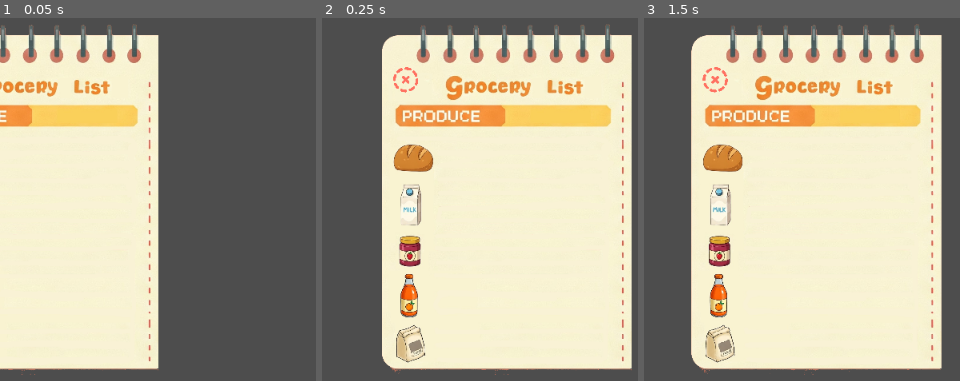
Above: before the commit, frames 1-3 (left to right).
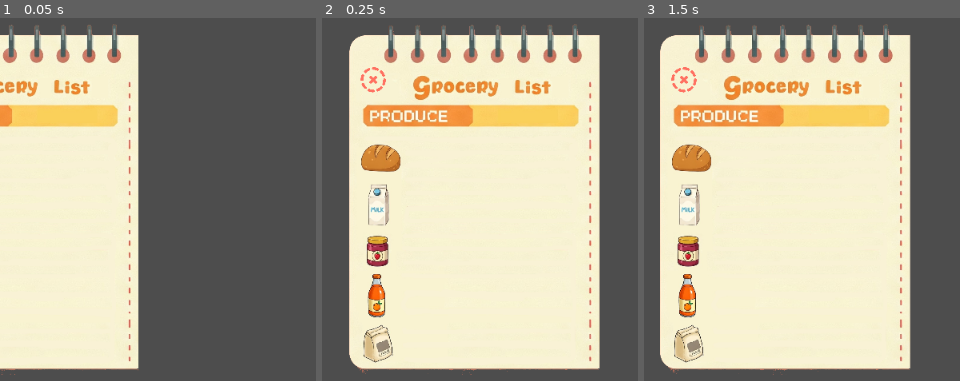
Above: after the commit, the same moments.

Repository: rockgem/dave-man-grocery-game
Game: Godot game, scene res://actors/ui/ListView.tscn
Two runs of this game, one before a commit and one after it. Both use one fixed random seed, a clock stepped at 60 frames per second and the inputs below. This scene is started directly instead of the project's main scene.
Inputs (mouse positions are in pixels of both pictures, inside the frame that each line leads up to):
- Up to frame 1 (0.05 s): no input
- Up to frame 2 (0.25 s): no input
- Up to frame 3 (1.5 s): move the mouse to (outside the picture) at 0.52 s; click (outside the picture) at 0.67 s; tap Enter at 1.25 s; drag from (884, 203) to (outside the picture) at 1.27 s

The runs differ from the first frame. In frame 1, 11% of the frame differs, in the area x 0-51%, y 1-99%; in frame 2, 30%, in the area x 8-99%, y 1-99%; in frame 3, 29%.
Error after the commit: Invalid access to property or key 'shelf' on a base object of type 'Nil'. (res://actors/ui/ListView.gd:24)

Commit message:
updating check displays

Diff:
--- a/actors/DraggableItem.gd
+++ b/actors/DraggableItem.gd
@@ -53,6 +53,13 @@
 				if slot.idx != idx:
 					return
 
+				match item_type:
+					0: ManagerGame.global_main_ref.shelf.milk += 1
+					1: ManagerGame.global_main_ref.shelf.bread += 1
+					2: ManagerGame.global_main_ref.shelf.jam += 1
+					3: ManagerGame.global_main_ref.shelf.flour += 1
+					5: ManagerGame.global_main_ref.shelf.juice += 1
+
 				slot.put_item(item_type)
 				ManagerGame.food_placed_on_shelf.emit()
 
--- a/actors/Shelf.gd
+++ b/actors/Shelf.gd
@@ -1,4 +1,17 @@
 extends Sprite2D
+class_name Shelf
+
+var bread = 0
+var milk = 0
+var flour = 0
+var juice = 0
+var jam = 0
+
+var bread_max = 0
+var milk_max = 0
+var flour_max = 0
+var juice_max = 0
+var jam_max = 0
 
 
 func _ready() -> void:
@@ -30,6 +43,13 @@
 
 			var item = load('res://actors/DraggableItem.tscn').instantiate()
 			item.item_type = values[i]
+
+			match item.item_type:
+				0: milk_max += 1
+				1: bread_max += 1
+				2: jam_max += 1
+				3: flour_max += 1
+				5: juice_max += 1
 
 			ManagerGame.global_main_ref.spawn_obj(item, p)
 
--- /dev/null
+++ b/actors/ui/Check.gd
@@ -0,0 +1,19 @@
+extends TextureRect
+
+
+var muted_color = '#9d9ea2'
+var active_color = '#97cc7a'
+
+
+var is_active = false
+
+
+func _physics_process(delta: float) -> void:
+	if is_active:
+		modulate = Color(active_color)
+	else:
+		modulate = Color(muted_color)
+
+
+func set_active():
+	is_active = true
--- /dev/null
+++ b/actors/ui/Check.tscn
@@ -0,0 +1,14 @@
+[gd_scene load_steps=3 format=3 uid="uid://cyo15m3u40g6a"]
+
+[ext_resource type="Texture2D" uid="uid://brq0ivyg3d2xf" path="res://art/circle-check.png" id="1_loinq"]
+[ext_resource type="Script" uid="uid://bywie4cjjtxu0" path="res://actors/ui/Check.gd" id="2_e12ag"]
+
+[node name="Check" type="TextureRect"]
+modulate = Color(0.593578, 0.799229, 0.478211, 1)
+custom_minimum_size = Vector2(26, 26)
+offset_right = 26.0
+offset_bottom = 26.0
+texture = ExtResource("1_loinq")
+expand_mode = 1
+stretch_mode = 5
+script = ExtResource("2_e12ag")
--- a/actors/ui/ListView.gd
+++ b/actors/ui/ListView.gd
@@ -4,7 +4,60 @@
 	$TextureRect.position.x = -278.0
 
 	var t = create_tween()
-	t.tween_property($TextureRect, 'position:x', 13.0, .3).set_trans(Tween.TRANS_BACK).set_ease(Tween.EASE_OUT)
+	t.tween_property($TextureRect, 'position:x', -12.0, .3).set_trans(Tween.TRANS_BACK).set_ease(Tween.EASE_OUT)
+
+	load_items()
+
+
+func load_items():
+	for check in $TextureRect/Bread.get_children():
+		check.queue_free()
+	for check in $TextureRect/Milk.get_children():
+		check.queue_free()
+	for check in $TextureRect/Jam.get_children():
+		check.queue_free()
+	for check in $TextureRect/Juice.get_children():
+		check.queue_free()
+	for check in $TextureRect/Flour.get_children():
+		check.queue_free()
+
+	for i in ManagerGame.global_main_ref.shelf.bread_max:
+		var check = load('res://actors/ui/Check.tscn').instantiate()
+
+		$TextureRect/Bread.add_child(check)
+
+	for i in ManagerGame.global_main_ref.shelf.milk_max:
+		var check = load('res://actors/ui/Check.tscn').instantiate()
+
+		$TextureRect/Milk.add_child(check)
+
+	for i in ManagerGame.global_main_ref.shelf.flour_max:
+		var check = load('res://actors/ui/Check.tscn').instantiate()
+
+		$TextureRect/Flour.add_child(check)
+
+	for i in ManagerGame.global_main_ref.shelf.juice_max:
+		var check = load('res://actors/ui/Check.tscn').instantiate()
+
+		$TextureRect/Juice.add_child(check)
+
+	for i in ManagerGame.global_main_ref.shelf.jam_max:
+		var check = load('res://actors/ui/Check.tscn').instantiate()
+
+		$TextureRect/Jam.add_child(check)
+
+	await get_tree().process_frame
+
+	for i in ManagerGame.global_main_ref.shelf.jam:
+		$TextureRect/Jam.get_child(i).is_active = true
+	for i in ManagerGame.global_main_ref.shelf.bread:
+		$TextureRect/Bread.get_child(i).is_active = true
+	for i in ManagerGame.global_main_ref.shelf.milk:
+		$TextureRect/Milk.get_child(i).is_active = true
+	for i in ManagerGame.global_main_ref.shelf.flour:
+		$TextureRect/Flour.get_child(i).is_active = true
+	for i in ManagerGame.global_main_ref.shelf.juice:
+		$TextureRect/Juice.get_child(i).is_active = true
 
 
 func _on_close_pressed() -> void:
--- a/actors/ui/ListView.tscn
+++ b/actors/ui/ListView.tscn
@@ -1,8 +1,9 @@
-[gd_scene load_steps=4 format=3 uid="uid://22qwhhl0w0nu"]
+[gd_scene load_steps=5 format=3 uid="uid://22qwhhl0w0nu"]
 
 [ext_resource type="Script" uid="uid://bqs588ed0gpv2" path="res://actors/ui/ListView.gd" id="1_1sx33"]
 [ext_resource type="Texture2D" uid="uid://c45pbxuiknfqj" path="res://art/grocery list2.png" id="2_idp0a"]
 [ext_resource type="Texture2D" uid="uid://cwnhhef13dpdb" path="res://art/circle-dashed-x.png" id="3_6klcl"]
+[ext_resource type="PackedScene" uid="uid://cyo15m3u40g6a" path="res://actors/ui/Check.tscn" id="4_3e11s"]
 
 [node name="ListView" type="Control"]
 layout_mode = 3
@@ -18,9 +19,9 @@
 anchors_preset = 15
 anchor_right = 1.0
 anchor_bottom = 1.0
-offset_left = 13.0
+offset_left = -12.0
 offset_top = 23.0
-offset_right = -369.0
+offset_right = -394.0
 offset_bottom = -23.0
 grow_horizontal = 2
 grow_vertical = 2
@@ -42,4 +43,119 @@
 ignore_texture_size = true
 stretch_mode = 5
 
+[node name="Bread" type="HBoxContainer" parent="TextureRect"]
+layout_mode = 0
+offset_left = 74.0
+offset_top = 128.0
+offset_right = 190.0
+offset_bottom = 154.0
+theme_override_constants/separation = 0
+
+[node name="Check" parent="TextureRect/Bread" instance=ExtResource("4_3e11s")]
+layout_mode = 2
+
+[node name="Check2" parent="TextureRect/Bread" instance=ExtResource("4_3e11s")]
+layout_mode = 2
+
+[node name="Check3" parent="TextureRect/Bread" instance=ExtResource("4_3e11s")]
+layout_mode = 2
+
+[node name="Check4" parent="TextureRect/Bread" instance=ExtResource("4_3e11s")]
+layout_mode = 2
+
+[node name="Check5" parent="TextureRect/Bread" instance=ExtResource("4_3e11s")]
+layout_mode = 2
+
+[node name="Milk" type="HBoxContainer" parent="TextureRect"]
+layout_mode = 0
+offset_left = 74.0
+offset_top = 164.0
+offset_right = 204.0
+offset_bottom = 190.0
+theme_override_constants/separation = 0
+
+[node name="Check" parent="TextureRect/Milk" instance=ExtResource("4_3e11s")]
+layout_mode = 2
+
+[node name="Check2" parent="TextureRect/Milk" instance=ExtResource("4_3e11s")]
+layout_mode = 2
+
+[node name="Check3" parent="TextureRect/Milk" instance=ExtResource("4_3e11s")]
+layout_mode = 2
+
+[node name="Check4" parent="TextureRect/Milk" instance=ExtResource("4_3e11s")]
+layout_mode = 2
+
+[node name="Check5" parent="TextureRect/Milk" instance=ExtResource("4_3e11s")]
+layout_mode = 2
+
+[node name="Jam" type="HBoxContainer" parent="TextureRect"]
+layout_mode = 0
+offset_left = 74.0
+offset_top = 201.0
+offset_right = 204.0
+offset_bottom = 227.0
+theme_override_constants/separation = 0
+
+[node name="Check" parent="TextureRect/Jam" instance=ExtResource("4_3e11s")]
+layout_mode = 2
+
+[node name="Check2" parent="TextureRect/Jam" instance=ExtResource("4_3e11s")]
+layout_mode = 2
+
+[node name="Check3" parent="TextureRect/Jam" instance=ExtResource("4_3e11s")]
+layout_mode = 2
+
+[node name="Check4" parent="TextureRect/Jam" instance=ExtResource("4_3e11s")]
+layout_mode = 2
+
+[node name="Check5" parent="TextureRect/Jam" instance=ExtResource("4_3e11s")]
+layout_mode = 2
+
+[node name="Juice" type="HBoxContainer" parent="TextureRect"]
+layout_mode = 0
+offset_left = 74.0
+offset_top = 238.0
+offset_right = 204.0
+offset_bottom = 264.0
+theme_override_constants/separation = 0
+
+[node name="Check" parent="TextureRect/Juice" instance=ExtResource("4_3e11s")]
+layout_mode = 2
+
+[node name="Check2" parent="TextureRect/Juice" instance=ExtResource("4_3e11s")]
+layout_mode = 2
+
+[node name="Check3" parent="TextureRect/Juice" instance=ExtResource("4_3e11s")]
+layout_mode = 2
+
+[node name="Check4" parent="TextureRect/Juice" instance=ExtResource("4_3e11s")]
+layout_mode = 2
+
+[node name="Check5" parent="TextureRect/Juice" instance=ExtResource("4_3e11s")]
+layout_mode = 2
+
+[node name="Flour" type="HBoxContainer" parent="TextureRect"]
+layout_mode = 0
+offset_left = 74.0
+offset_top = 273.0
+offset_right = 204.0
+offset_bottom = 299.0
+theme_override_constants/separation = 0
+
+[node name="Check" parent="TextureRect/Flour" instance=ExtResource("4_3e11s")]
+layout_mode = 2
+
+[node name="Check2" parent="TextureRect/Flour" instance=ExtResource("4_3e11s")]
+layout_mode = 2
+
+[node name="Check3" parent="TextureRect/Flour" instance=ExtResource("4_3e11s")]
+layout_mode = 2
+
+[node name="Check4" parent="TextureRect/Flour" instance=ExtResource("4_3e11s")]
+layout_mode = 2
+
+[node name="Check5" parent="TextureRect/Flour" instance=ExtResource("4_3e11s")]
+layout_mode = 2
+
 [connection signal="pressed" from="TextureRect/Close" to="." method="_on_close_pressed"]
--- a/scenes/Main.gd
+++ b/scenes/Main.gd
@@ -3,7 +3,7 @@
 
 
 var score = 0
-
+@onready var shelf: Shelf = $Shelf
 
 func _ready() -> void:
 	ManagerGame.global_main_ref = self
--- a/scenes/Ui.tscn
+++ b/scenes/Ui.tscn
@@ -8,8 +8,8 @@
 shader_parameter/spin_rotation_speed = 2.0
 shader_parameter/move_speed = 2.0
 shader_parameter/offset = Vector2(0, 0)
-shader_parameter/colour_1 = Color(0.383106, 0.514863, 0.722571, 1)
-shader_parameter/colour_2 = Color(0.287438, 0.354097, 0.771102, 1)
+shader_parameter/colour_1 = Color(0.703894, 0.55696, 0.357224, 1)
+shader_parameter/colour_2 = Color(0.898433, 0.616398, 0.46095, 1)
 shader_parameter/colour_3 = Color(0.086, 0.137, 0.145, 1)
 shader_parameter/contrast = 3.5
 shader_parameter/lighting = 0.4
Not shown, added: actors/ui/Check.gd.uid
Binary file added: art/circle-check.png
Not shown, added: art/circle-check.png.import
